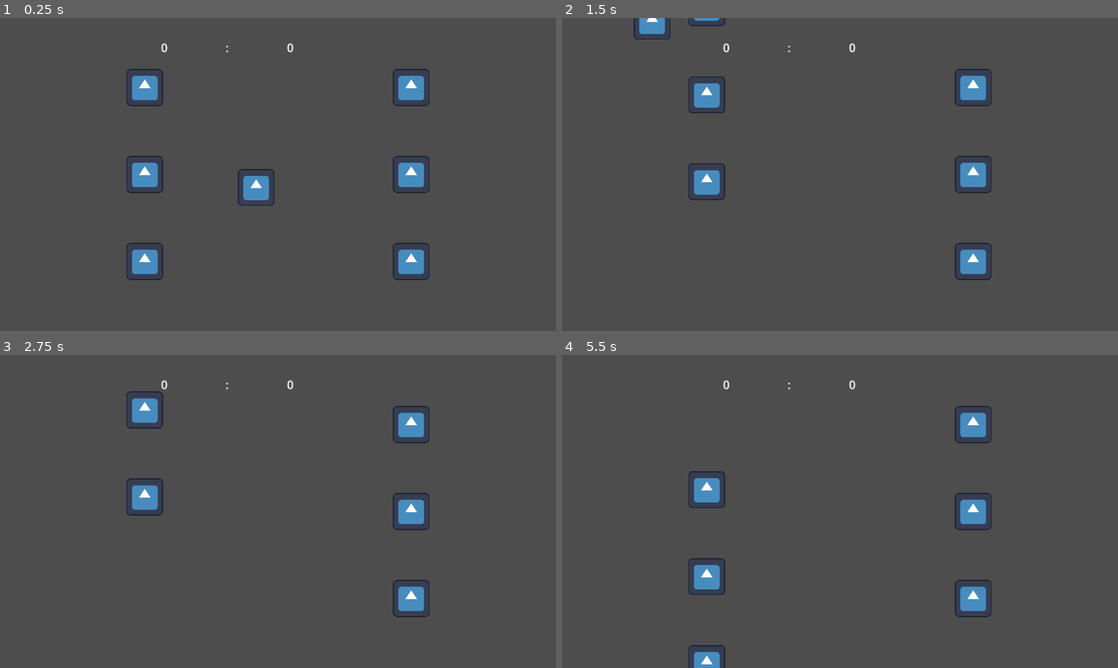
Above: before the commit, frames 1-4 (two rows, left to right).
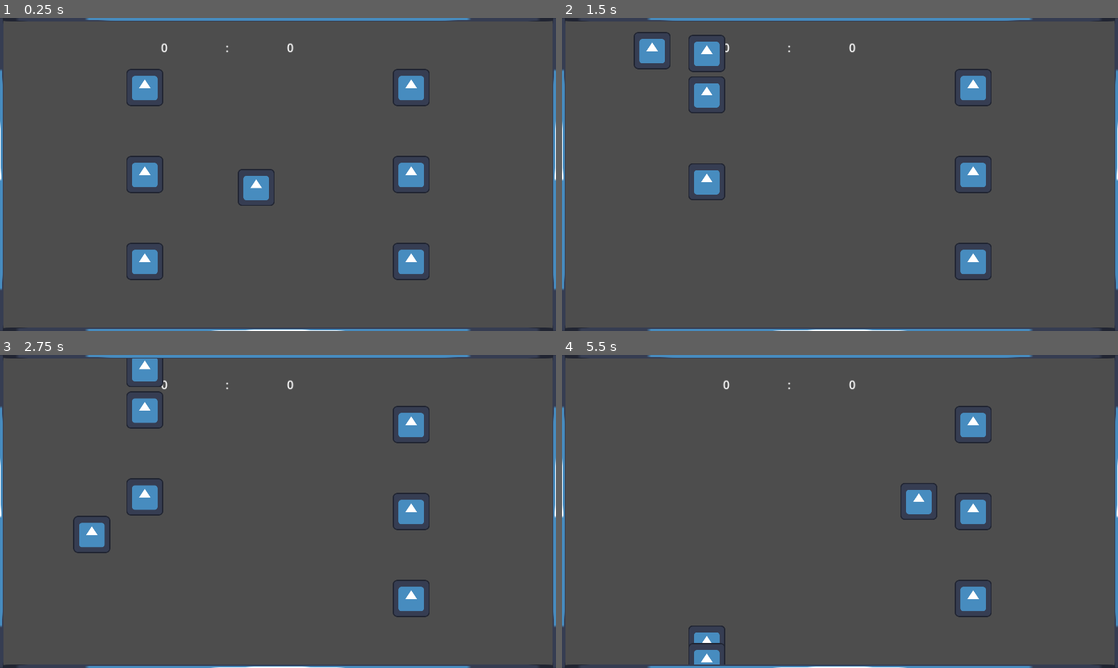
Above: after the commit, the same moments.

Repository: HephaistosForge/Boltzplatz
Game: Godot game, scene res://world.tscn
Two runs of this game, one before a commit and one after it. Both use one fixed random seed, a clock stepped at 60 frames per second and the inputs below. The engine's default icon, where the game draws it, is replaced by a stand-in: a white triangle on a blue panel in a dark square.
Inputs:
- Up to frame 1 (0.25 s): no input
- Up to frame 2 (1.5 s): hold W (up_player_one) 0.53-1.28 s; hold S (down_player_one) from 1.28 s (still down)
- Up to frame 3 (2.75 s): release S (down_player_one) at 2.03 s; hold W (up_player_one) from 2.03 s (still down)
- Up to frame 4 (5.5 s): release W (up_player_one) at 3.53 s; hold S (down_player_one) from 3.53 s (still down)

The runs differ from the first frame. In frame 1, 1.9% of the frame differs, in the area x 0-100%, y 0-100%; in frame 2, 3.0%; in frame 3, 2.8%; in frame 4, 3.6%.

Commit message:
Add walls

Diff:
--- /dev/null
+++ b/scenes/wall/wall.tscn
@@ -0,0 +1,16 @@
+[gd_scene load_steps=3 format=3 uid="uid://bqttc2t515xwf"]
+
+[ext_resource type="Texture2D" uid="uid://04nt4qyry8qh" path="res://icon.svg" id="1_ge4dn"]
+
+[sub_resource type="RectangleShape2D" id="RectangleShape2D_4u0nn"]
+
+[node name="Wall" type="StaticBody2D"]
+collision_layer = 3
+collision_mask = 0
+
+[node name="CollisionShape2D" type="CollisionShape2D" parent="."]
+scale = Vector2(6, 6)
+shape = SubResource("RectangleShape2D_4u0nn")
+
+[node name="Sprite2D" type="Sprite2D" parent="."]
+texture = ExtResource("1_ge4dn")
--- a/world.tscn
+++ b/world.tscn
@@ -1,8 +1,9 @@
-[gd_scene load_steps=5 format=3 uid="uid://maxjvcwsvjt8"]
+[gd_scene load_steps=6 format=3 uid="uid://maxjvcwsvjt8"]
 
 [ext_resource type="PackedScene" uid="uid://cgros0gs401b0" path="res://scenes/ball/ball.tscn" id="1_yirbw"]
 [ext_resource type="PackedScene" uid="uid://k6tb2icundgi" path="res://scenes/rods_with_figures/rod_with_three_figures_player_one.tscn" id="2_itb26"]
 [ext_resource type="PackedScene" uid="uid://cc4ft5f0g0mm2" path="res://scenes/score/score.tscn" id="3_arhoc"]
+[ext_resource type="PackedScene" uid="uid://bqttc2t515xwf" path="res://scenes/wall/wall.tscn" id="3_grdse"]
 [ext_resource type="PackedScene" uid="uid://bm47a38nyln31" path="res://scenes/rods_with_figures/rod_with_three_figures_player_two.tscn" id="4_46hdm"]
 
 [node name="World" type="Node2D"]
@@ -28,3 +29,21 @@
 
 [node name="RodWithThreeFiguresPlayerTwo" parent="." instance=ExtResource("4_46hdm")]
 position = Vector2(1420, 540)
+
+[node name="Walls" type="Node" parent="."]
+
+[node name="Wall" parent="Walls" instance=ExtResource("3_grdse")]
+position = Vector2(960, 0)
+scale = Vector2(15, 0.2)
+
+[node name="Wall2" parent="Walls" instance=ExtResource("3_grdse")]
+position = Vector2(960, 1080)
+scale = Vector2(15, 0.2)
+
+[node name="Wall3" parent="Walls" instance=ExtResource("3_grdse")]
+position = Vector2(0, 540)
+scale = Vector2(0.2, 9)
+
+[node name="Wall4" parent="Walls" instance=ExtResource("3_grdse")]
+position = Vector2(1920, 540)
+scale = Vector2(0.2, 9)
